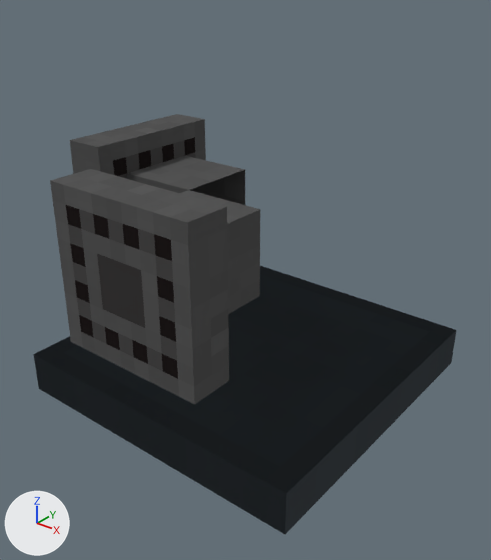
A saved change to the Blender file resources/assets/taam/models/block/pipemachines.blend.
Both versions are drawn from a camera (50 mm lens) standing at (1.627, -1.939, 1.224) and looking at (0.526, -0.563, 0.37). The lights are fixed; the arrows at lower left show +X, +Y and +Z.

The scene before the commit, as lines of its bpy script (objects in view):
```python
me_pfmdl = bpy.data.meshes.new('pfmdl')
me_pfmdl.from_pydata(...)  # 16 vertices, 10 faces; spans x -0.225..0.225, y -0.5..-0.125, z -0.225..0.225
me_pfmdl.materials.append(mat_conveyor)
me_tmdl = bpy.data.meshes.new('tmdl')
me_tmdl.from_pydata([(-0.406, -0.406, -0.375), (-0.406, 0.406, -0.375), (0.406, -0.406, -0.375), (0.406, 0.406, -0.375), (-0.406, -0.406, 0.5), (-0.406, 0.406, 0.5), (0.406, 0.406, 0.5), (0.406, -0.406, 0.5)], [], [(7, 6, 5, 4), (0, 2, 7, 4), (2, 3, 6, 7), (3, 1, 5, 6), (1, 0, 4, 5)])
ob_flangemx = bpy.data.objects.new('FlangeMX', me_pfmdl)
ob_flangemx.location = (0.5, -0.5, 0.5)
ob_flangemx.rotation_euler = (0.0, 0.0, 4.712)  # degrees (0, 0, 270)
ob_flangemy = bpy.data.objects.new('FlangeMY', me_pfmdl)
ob_flangemy.location = (0.5, -0.5, 0.5)
ob_tank = bpy.data.objects.new('Tank', me_tmdl)
ob_tank.location = (0.5, -0.5, 0.5)
ob_tank.hide_viewport = True
# also in view: 'Baseplate' at (0.5, -0.5, 0.062)
```
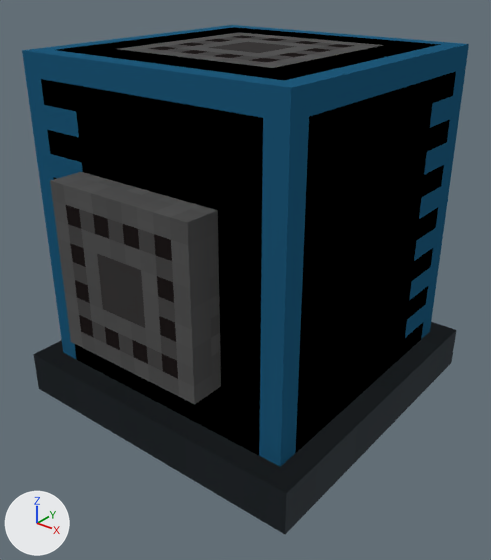
What differs and where, as boxes [x1, y1, x2, y2] in the pictures (491 x 560 px):
'Tank', shown: after [22, 25, 469, 467]
'FlangeMX', unchanged, covered by the edit: before [70, 114, 245, 205]

What the commit changed:
me_tmdl has 8 vertices, 5 faces and spans x -0.406..0.406, y -0.406..0.406, z -0.375..0.5.
me_tmdl is used by ob_tank; location (0.5, -0.5, 0.5).
me_tmdl part 1: texture (UV) coordinates changed.
me_tmdl now uses material mat_conveyor.
Object 'Tank' (ob_tank) is now shown.
